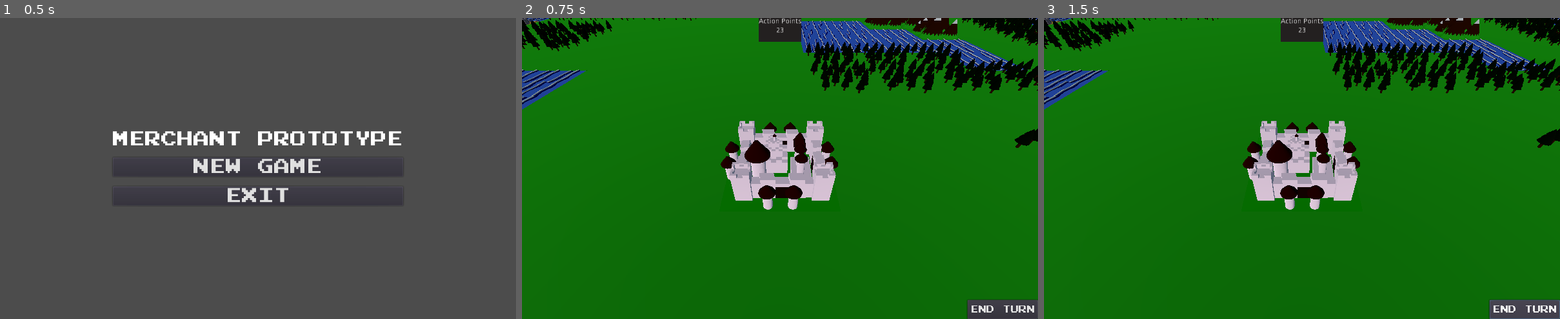
Above: before the commit, frames 1-3 (left to right).
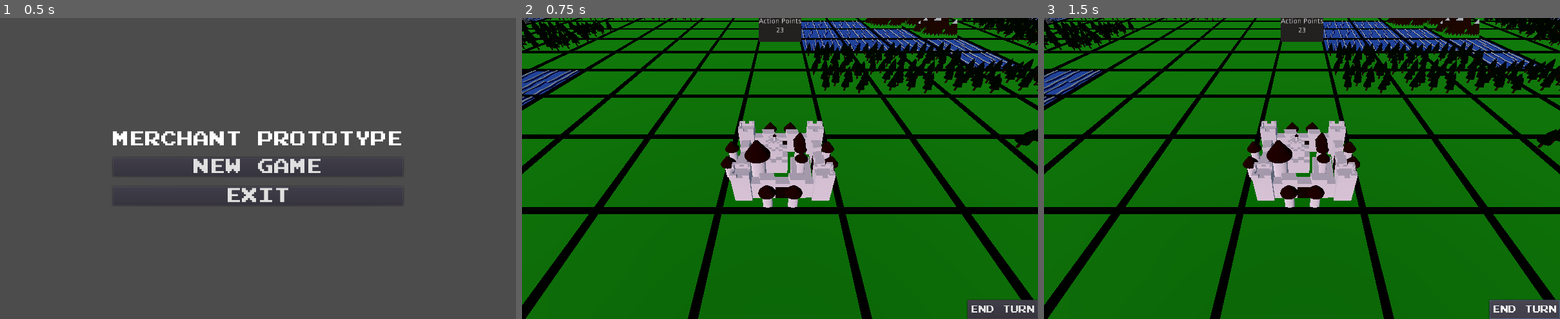
Above: after the commit, the same moments.

Repository: gabrielcornish/Merchants-Prototype
Game: Godot game, scene res://StartScreen/StartScreen.tscn
Two runs of this game, one before a commit and one after it. Both use one fixed random seed, a clock stepped at 60 frames per second and the inputs below.
Inputs:
- Up to frame 1 (0.5 s): no input
- Up to frame 2 (0.75 s): click "NEW GAME" at 0.5 s
- Up to frame 3 (1.5 s): click "END TURN" at 1.25 s

Frame 1 is identical in both runs. In frame 2, 13% of the frame differs, in the area x 0-100%, y 0-100%; in frame 3, 13%.

Commit message:
Add black lines to separate tile squares

Diff:
--- a/GameBoard/Board.tscn
+++ b/GameBoard/Board.tscn
@@ -9,6 +9,7 @@
 [ext_resource path="res://Tiles/MineTile.tscn" type="PackedScene" id=7]
 [ext_resource path="res://Tiles/ForestTile.tscn" type="PackedScene" id=8]
 [ext_resource path="res://Tiles/MountainTile.tscn" type="PackedScene" id=9]
+[ext_resource path="res://SharedResources/Models/TerrainTiles/BaseTerrain.material" type="Material" id=10]
 
 [node name="Board" type="Node"]
 script = ExtResource( 1 )
@@ -1217,3 +1218,295 @@
 
 [node name="WaterTile60" parent="BoardTiles" instance=ExtResource( 5 )]
 transform = Transform( 1, 0, 0, 0, 1, 0, 0, 0, 1, 19, 0, 3 )
+
+[node name="CSGBox" type="CSGBox" parent="."]
+width = 0.1
+height = 0.1
+depth = 40.0
+material = ExtResource( 10 )
+
+[node name="CSGBox2" type="CSGBox" parent="."]
+transform = Transform( 1, 0, 0, 0, 1, 0, 0, 0, 1, -2, 0, 0 )
+width = 0.1
+height = 0.1
+depth = 40.0
+material = ExtResource( 10 )
+
+[node name="CSGBox3" type="CSGBox" parent="."]
+transform = Transform( 1, 0, 0, 0, 1, 0, 0, 0, 1, -4, 0, 0 )
+width = 0.1
+height = 0.1
+depth = 40.0
+material = ExtResource( 10 )
+
+[node name="CSGBox4" type="CSGBox" parent="."]
+transform = Transform( 1, 0, 0, 0, 1, 0, 0, 0, 1, -6, 0, 0 )
+width = 0.1
+height = 0.1
+depth = 40.0
+material = ExtResource( 10 )
+
+[node name="CSGBox5" type="CSGBox" parent="."]
+transform = Transform( 1, 0, 0, 0, 1, 0, 0, 0, 1, -8, 0, 0 )
+width = 0.1
+height = 0.1
+depth = 40.0
+material = ExtResource( 10 )
+
+[node name="CSGBox6" type="CSGBox" parent="."]
+transform = Transform( 1, 0, 0, 0, 1, 0, 0, 0, 1, -10, 0, 0 )
+width = 0.1
+height = 0.1
+depth = 40.0
+material = ExtResource( 10 )
+
+[node name="CSGBox7" type="CSGBox" parent="."]
+transform = Transform( 1, 0, 0, 0, 1, 0, 0, 0, 1, -12, 0, 0 )
+width = 0.1
+height = 0.1
+depth = 40.0
+material = ExtResource( 10 )
+
+[node name="CSGBox8" type="CSGBox" parent="."]
+transform = Transform( 1, 0, 0, 0, 1, 0, 0, 0, 1, -14, 0, 0 )
+width = 0.1
+height = 0.1
+depth = 40.0
+material = ExtResource( 10 )
+
+[node name="CSGBox9" type="CSGBox" parent="."]
+transform = Transform( 1, 0, 0, 0, 1, 0, 0, 0, 1, -16, 0, 0 )
+width = 0.1
+height = 0.1
+depth = 40.0
+material = ExtResource( 10 )
+
+[node name="CSGBox10" type="CSGBox" parent="."]
+transform = Transform( 1, 0, 0, 0, 1, 0, 0, 0, 1, -18, 0, 0 )
+width = 0.1
+height = 0.1
+depth = 40.0
+material = ExtResource( 10 )
+
+[node name="CSGBox11" type="CSGBox" parent="."]
+transform = Transform( 1, 0, 0, 0, 1, 0, 0, 0, 1, -20, 0, 0 )
+width = 0.1
+height = 0.1
+depth = 40.0
+material = ExtResource( 10 )
+
+[node name="CSGBox12" type="CSGBox" parent="."]
+transform = Transform( 1, 0, 0, 0, 1, 0, 0, 0, 1, 20, 0, 0 )
+width = 0.1
+height = 0.1
+depth = 40.0
+material = ExtResource( 10 )
+
+[node name="CSGBox13" type="CSGBox" parent="."]
+transform = Transform( 1, 0, 0, 0, 1, 0, 0, 0, 1, 18, 0, 0 )
+width = 0.1
+height = 0.1
+depth = 40.0
+material = ExtResource( 10 )
+
+[node name="CSGBox14" type="CSGBox" parent="."]
+transform = Transform( 1, 0, 0, 0, 1, 0, 0, 0, 1, 16, 0, 0 )
+width = 0.1
+height = 0.1
+depth = 40.0
+material = ExtResource( 10 )
+
+[node name="CSGBox15" type="CSGBox" parent="."]
+transform = Transform( 1, 0, 0, 0, 1, 0, 0, 0, 1, 14, 0, 0 )
+width = 0.1
+height = 0.1
+depth = 40.0
+material = ExtResource( 10 )
+
+[node name="CSGBox16" type="CSGBox" parent="."]
+transform = Transform( 1, 0, 0, 0, 1, 0, 0, 0, 1, 12, 0, 0 )
+width = 0.1
+height = 0.1
+depth = 40.0
+material = ExtResource( 10 )
+
+[node name="CSGBox17" type="CSGBox" parent="."]
+transform = Transform( 1, 0, 0, 0, 1, 0, 0, 0, 1, 10, 0, 0 )
+width = 0.1
+height = 0.1
+depth = 40.0
+material = ExtResource( 10 )
+
+[node name="CSGBox18" type="CSGBox" parent="."]
+transform = Transform( 1, 0, 0, 0, 1, 0, 0, 0, 1, 8, 0, 0 )
+width = 0.1
+height = 0.1
+depth = 40.0
+material = ExtResource( 10 )
+
+[node name="CSGBox19" type="CSGBox" parent="."]
+transform = Transform( 1, 0, 0, 0, 1, 0, 0, 0, 1, 6, 0, 0 )
+width = 0.1
+height = 0.1
+depth = 40.0
+material = ExtResource( 10 )
+
+[node name="CSGBox20" type="CSGBox" parent="."]
+transform = Transform( 1, 0, 0, 0, 1, 0, 0, 0, 1, 4, 0, 0 )
+width = 0.1
+height = 0.1
+depth = 40.0
+material = ExtResource( 10 )
+
+[node name="CSGBox21" type="CSGBox" parent="."]
+transform = Transform( 1, 0, 0, 0, 1, 0, 0, 0, 1, 2, 0, 0 )
+width = 0.1
+height = 0.1
+depth = 40.0
+material = ExtResource( 10 )
+
+[node name="CSGBox22" type="CSGBox" parent="."]
+width = 40.0
+height = 0.1
+depth = 0.1
+material = ExtResource( 10 )
+
+[node name="CSGBox23" type="CSGBox" parent="."]
+transform = Transform( 1, 0, 0, 0, 1, 0, 0, 0, 1, 0, 0, 2 )
+width = 40.0
+height = 0.1
+depth = 0.1
+material = ExtResource( 10 )
+
+[node name="CSGBox24" type="CSGBox" parent="."]
+transform = Transform( 1, 0, 0, 0, 1, 0, 0, 0, 1, 0, 0, 4 )
+width = 40.0
+height = 0.1
+depth = 0.1
+material = ExtResource( 10 )
+
+[node name="CSGBox25" type="CSGBox" parent="."]
+transform = Transform( 1, 0, 0, 0, 1, 0, 0, 0, 1, 0, 0, 6 )
+width = 40.0
+height = 0.1
+depth = 0.1
+material = ExtResource( 10 )
+
+[node name="CSGBox26" type="CSGBox" parent="."]
+transform = Transform( 1, 0, 0, 0, 1, 0, 0, 0, 1, 0, 0, 8 )
+width = 40.0
+height = 0.1
+depth = 0.1
+material = ExtResource( 10 )
+
+[node name="CSGBox27" type="CSGBox" parent="."]
+transform = Transform( 1, 0, 0, 0, 1, 0, 0, 0, 1, 0, 0, 10 )
+width = 40.0
+height = 0.1
+depth = 0.1
+material = ExtResource( 10 )
+
+[node name="CSGBox28" type="CSGBox" parent="."]
+transform = Transform( 1, 0, 0, 0, 1, 0, 0, 0, 1, 0, 0, 12 )
+width = 40.0
+height = 0.1
+depth = 0.1
+material = ExtResource( 10 )
+
+[node name="CSGBox29" type="CSGBox" parent="."]
+transform = Transform( 1, 0, 0, 0, 1, 0, 0, 0, 1, 0, 0, 14 )
+width = 40.0
+height = 0.1
+depth = 0.1
+material = ExtResource( 10 )
+
+[node name="CSGBox30" type="CSGBox" parent="."]
+transform = Transform( 1, 0, 0, 0, 1, 0, 0, 0, 1, 0, 0, 16 )
+width = 40.0
+height = 0.1
+depth = 0.1
+material = ExtResource( 10 )
+
+[node name="CSGBox31" type="CSGBox" parent="."]
+transform = Transform( 1, 0, 0, 0, 1, 0, 0, 0, 1, 0, 0, 18 )
+width = 40.0
+height = 0.1
+depth = 0.1
+material = ExtResource( 10 )
+
+[node name="CSGBox32" type="CSGBox" parent="."]
+transform = Transform( 1, 0, 0, 0, 1, 0, 0, 0, 1, 0, 0, 20 )
+width = 40.0
+height = 0.1
+depth = 0.1
+material = ExtResource( 10 )
+
+[node name="CSGBox33" type="CSGBox" parent="."]
+transform = Transform( 1, 0, 0, 0, 1, 0, 0, 0, 1, 0, 0, -16 )
+width = 40.0
+height = 0.1
+depth = 0.1
+material = ExtResource( 10 )
+
+[node name="CSGBox34" type="CSGBox" parent="."]
+transform = Transform( 1, 0, 0, 0, 1, 0, 0, 0, 1, 0, 0, -14 )
+width = 40.0
+height = 0.1
+depth = 0.1
+material = ExtResource( 10 )
+
+[node name="CSGBox35" type="CSGBox" parent="."]
+transform = Transform( 1, 0, 0, 0, 1, 0, 0, 0, 1, 0, 0, -12 )
+width = 40.0
+height = 0.1
+depth = 0.1
+material = ExtResource( 10 )
+
+[node name="CSGBox42" type="CSGBox" parent="."]
+transform = Transform( 1, 0, 0, 0, 1, 0, 0, 0, 1, 0, 0, -20 )
+width = 40.0
+height = 0.1
+depth = 0.1
+material = ExtResource( 10 )
+
+[node name="CSGBox43" type="CSGBox" parent="."]
+transform = Transform( 1, 0, 0, 0, 1, 0, 0, 0, 1, 0, 0, -18 )
+width = 40.0
+height = 0.1
+depth = 0.1
+material = ExtResource( 10 )
+
+[node name="CSGBox36" type="CSGBox" parent="."]
+transform = Transform( 1, 0, 0, 0, 1, 0, 0, 0, 1, 0, 0, -10 )
+width = 40.0
+height = 0.1
+depth = 0.1
+material = ExtResource( 10 )
+
+[node name="CSGBox37" type="CSGBox" parent="."]
+transform = Transform( 1, 0, 0, 0, 1, 0, 0, 0, 1, 0, 0, -8 )
+width = 40.0
+height = 0.1
+depth = 0.1
+material = ExtResource( 10 )
+
+[node name="CSGBox38" type="CSGBox" parent="."]
+transform = Transform( 1, 0, 0, 0, 1, 0, 0, 0, 1, 0, 0, -6 )
+width = 40.0
+height = 0.1
+depth = 0.1
+material = ExtResource( 10 )
+
+[node name="CSGBox39" type="CSGBox" parent="."]
+transform = Transform( 1, 0, 0, 0, 1, 0, 0, 0, 1, 0, 0, -4 )
+width = 40.0
+height = 0.1
+depth = 0.1
+material = ExtResource( 10 )
+
+[node name="CSGBox40" type="CSGBox" parent="."]
+transform = Transform( 1, 0, 0, 0, 1, 0, 0, 0, 1, 0, 0, -2 )
+width = 40.0
+height = 0.1
+depth = 0.1
+material = ExtResource( 10 )
Not shown: 1 places in GameBoard/Board.tscn that only renumber resources
